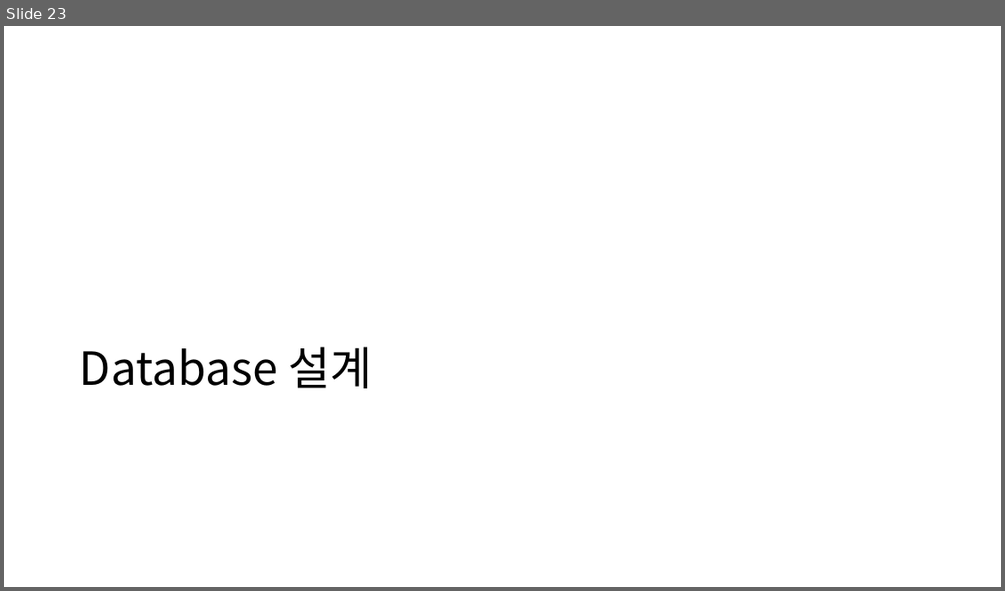
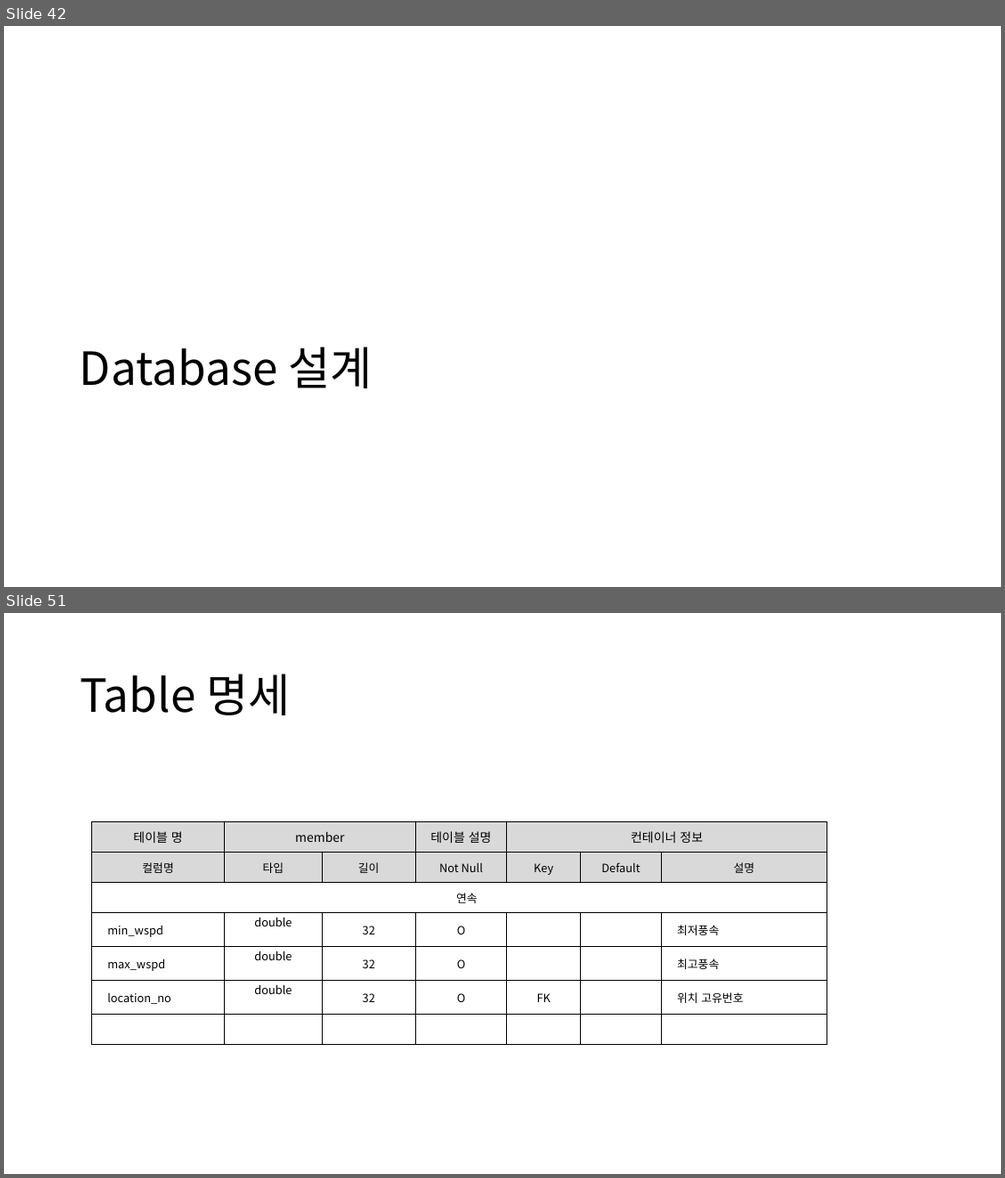
Before and after one commit to sujidaddy/workspace_miniproject, a slide deck: 미니프로젝트계획서제출용.pptx. Shown one above the other, each under a label of ours: slide 23 before the commit, slides 42 and 51 after it; the slides between them are not shown. The pictures are 1005x591 and 1005x1178 pixels, drawn with LibreOffice and Linux fonts; fonts in the diff are those of the drawing. Boxes give left, top, right and bottom in pixels: in the first picture for what was removed or moved away, otherwise in the second. Text is boxed around its words. In the diff, an @@ line names an element or a change of style, - is before the commit and + after.

Commit message:
REST API 명세 정리 DB 구성 정리 통신 API 적용 변경 카카오맵 처리 방식 변경 회원 가입 로직 추가 로그인 로직 추가

```diff
--- a/미니프로젝트계획서제출용.pptx
+++ b/미니프로젝트계획서제출용.pptx
@@ slide 51 added at box(4, 613, 1001, 1174), background #FFFFFF @@
@@ title added at box(80, 674, 290, 715), 44 pt, text #000000 @@
+Table 명세
@@ table added at box(91, 821, 827, 1034), 7 rows, 7 columns @@
+테이블 명 | member |  | 테이블 설명 | 컨테이너 정보 |  | 
+컬럼명 | 타입 | 길이 | Not Null | Key | Default | 설명
+연속 |  |  |  |  |  | 
+min_wspd | double | 32 | O |  |  | 최저풍속
+max_wspd | double | 32 | O |  |  | 최고풍속
+location_no | double | 32 | O | FK |  | 위치 고유번호
+ |  |  |  |  |  | 
@@ what was slide 23 is now slide 42 @@
```
Also in this commit, not shown: 4 slides changed, 26 other slides added, 20 other files.
